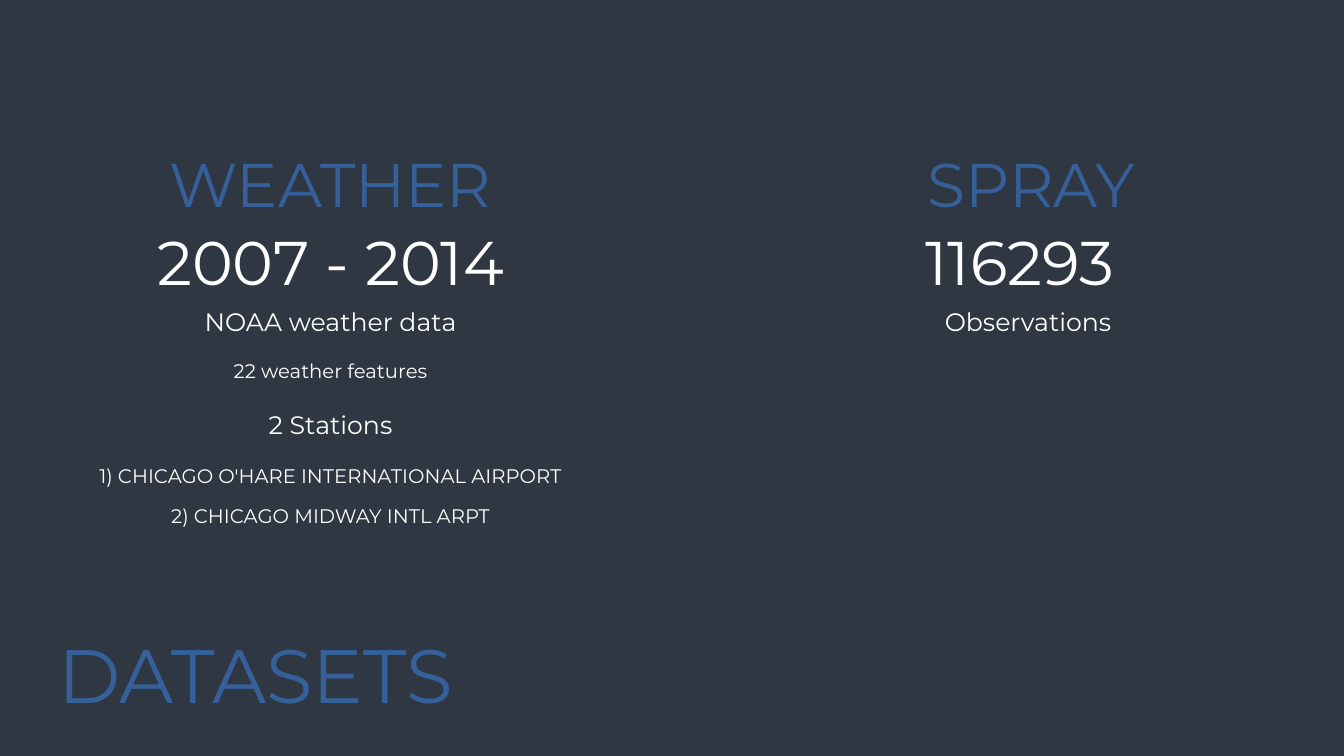
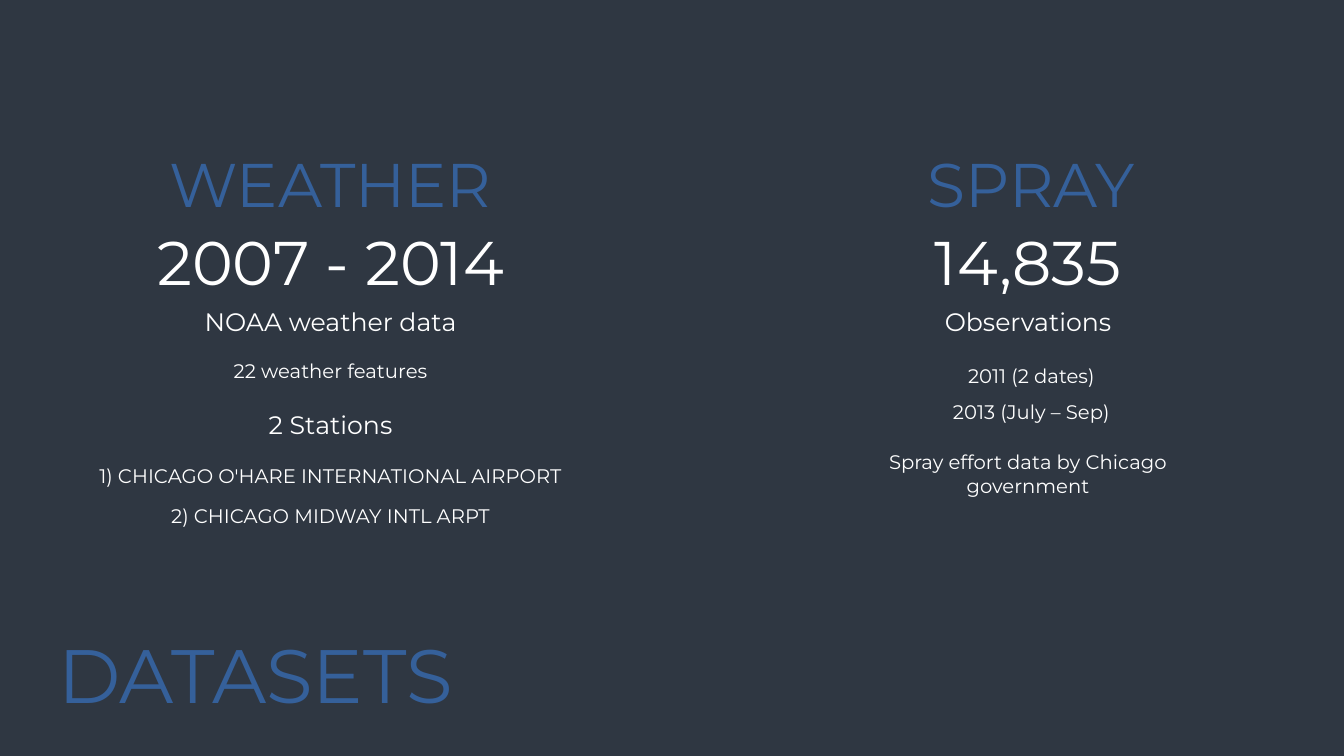
Before and after one commit to bluemelodybox/west-nile-virus-prediction, a slide deck: slide 6 of WNV Grp Presentation.pptx (slide 5 before the commit). Drawn at 1344x756 pixels with LibreOffice and Linux fonts; fonts in the diff are those of the drawing. Boxes give left, top, right and bottom in pixels: in the first picture for what was removed or moved away, otherwise in the second. Text is boxed around its words. In the diff, an @@ line names an element or a change of style, - is before the commit and + after.

Commit message:
updated presentation slides

```diff
--- a/WNV Grp Presentation.pptx
+++ b/WNV Grp Presentation.pptx
@@ text at (935,241,1121,294): text changed @@
-116293
+14,835
@@ text added at (953,368,1110,423), 14 pt, text #FFFFFF @@
+2011 (2 dates)
+2013 (July – Sep)
@@ text added at (889,454,1167,497), 14 pt, text #FFFFFF @@
+Spray effort data by Chicago
+government
```
Also in this commit, not shown: 3 other slides changed, 12 slides added, 1 slide removed.
